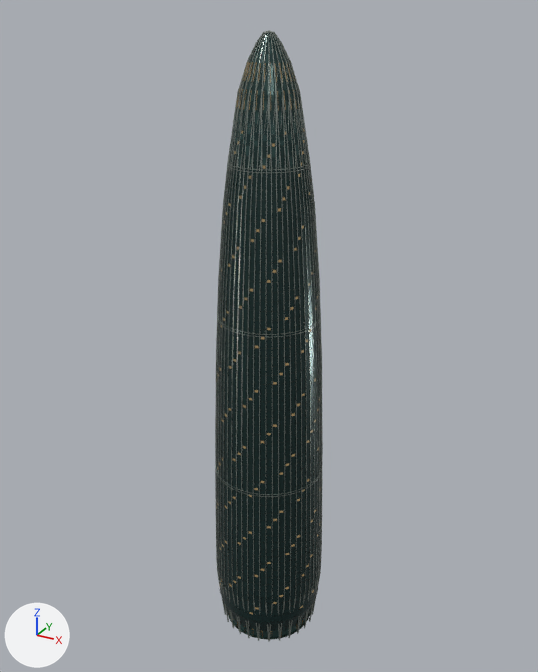
Before and after pictures for a commit that changed the glTF model landmarks/assets/china-resources.glb.
Rendered twice from a 50 mm lens placed at (204.0, -371.0, 403.0), pointed at (-4.0, 7.0, 214.0). The axes (+X, +Y, +Z) are drawn at lower left. The lights are the same throughout. The picture after the commit comes second.

The first picture shows 'Crown_diagrid', 'Crown_facets', 'Crown_ribs', 'Crown_transition', 'Entrance_diagrid', 'External_columns', 'Floor_joints', 'Recessed_lobby', 'Technical_belts', 'Tower_envelope' and 4 more.
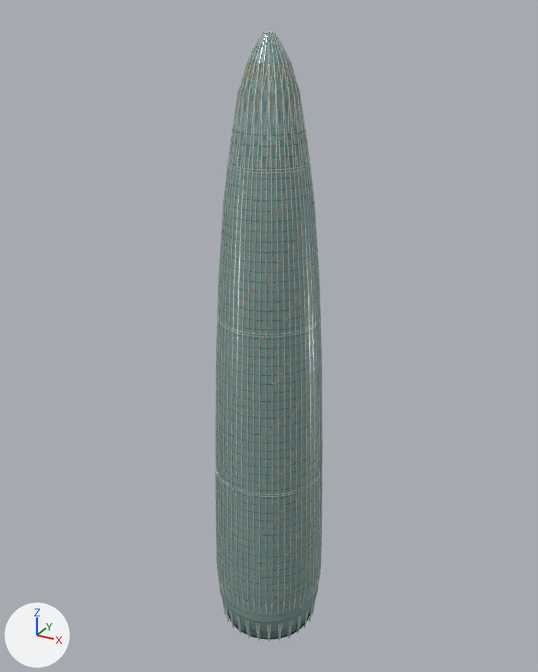
Diff of the bpy script that builds the scene:
```diff
--- a/landmarks/assets/china-resources.glb.py
+++ b/landmarks/assets/china-resources.glb.py
@@ mat_glass @@
 mat_glass = principled_material('glass')
-mat_glass.base_color = (0.0176, 0.0452, 0.0437)  # dark cyan #243c3b
-mat_glass.metallic = 0.56
-mat_glass.roughness = 0.24
+mat_glass.base_color = (0.212, 0.342, 0.319)  # greyish cyan #7f9e99
+mat_glass.metallic = 0.08
+mat_glass.roughness = 0.48
@@ mat_glass_alt @@
 mat_glass_alt = principled_material('glass_alt')
-mat_glass_alt.base_color = (0.0307, 0.0762, 0.0723)  # dark cyan #314e4c
+mat_glass_alt.base_color = (0.144, 0.258, 0.238)  # greyish cyan #6a8b86
 mat_glass_alt.metallic = 0.45
@@ mat_metal @@
 mat_metal = principled_material('metal')
-mat_metal.base_color = (0.356, 0.402, 0.361)  # grey #a1aaa2
+mat_metal.base_color = (0.791, 0.855, 0.823)  # white #e6eeea
 mat_metal.metallic = 0.8
```

Pixel boxes [x1, y1, x2, y2] of what changed, in the pictures (538 x 672 px):
'Tower_envelope', recoloured, surface changed (lighter)
    both: [216, 32, 322, 631]
'External_columns', recoloured (grey to white)
    both: [215, 164, 323, 603]
'Crown_facets', recoloured (lighter)
    both: [231, 32, 307, 171]
'Crown_transition', recoloured (grey to white)
    both: [227, 92, 310, 171]
'Crown_ribs', recoloured (grey to white)
    both: [238, 30, 300, 95]
'Entrance_diagrid', recoloured
    both: [217, 564, 321, 642]
'Crown_diagrid', recoloured
    both: [228, 63, 310, 171]
'Technical_belts', recoloured
    both: [216, 163, 322, 497]
'Recessed_lobby', recoloured (dark cyan to greyish cyan)
    both: [230, 616, 308, 638]
